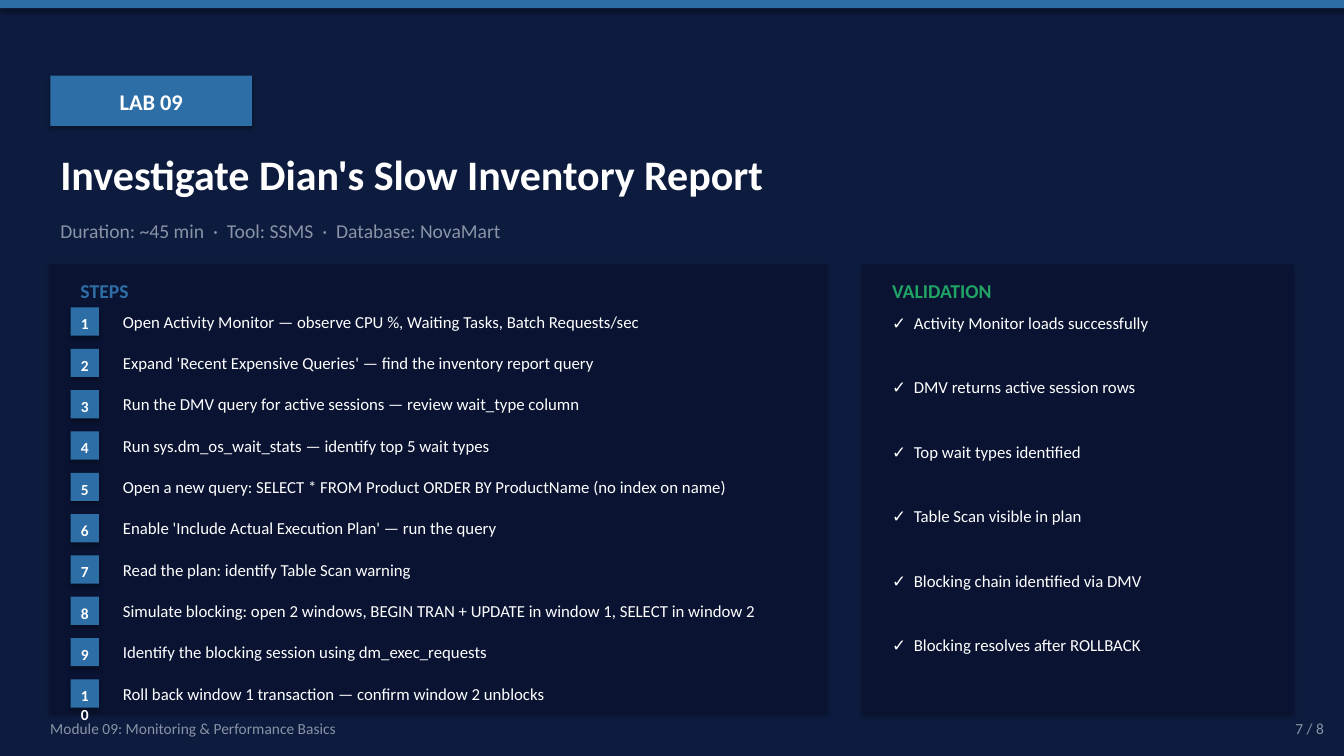
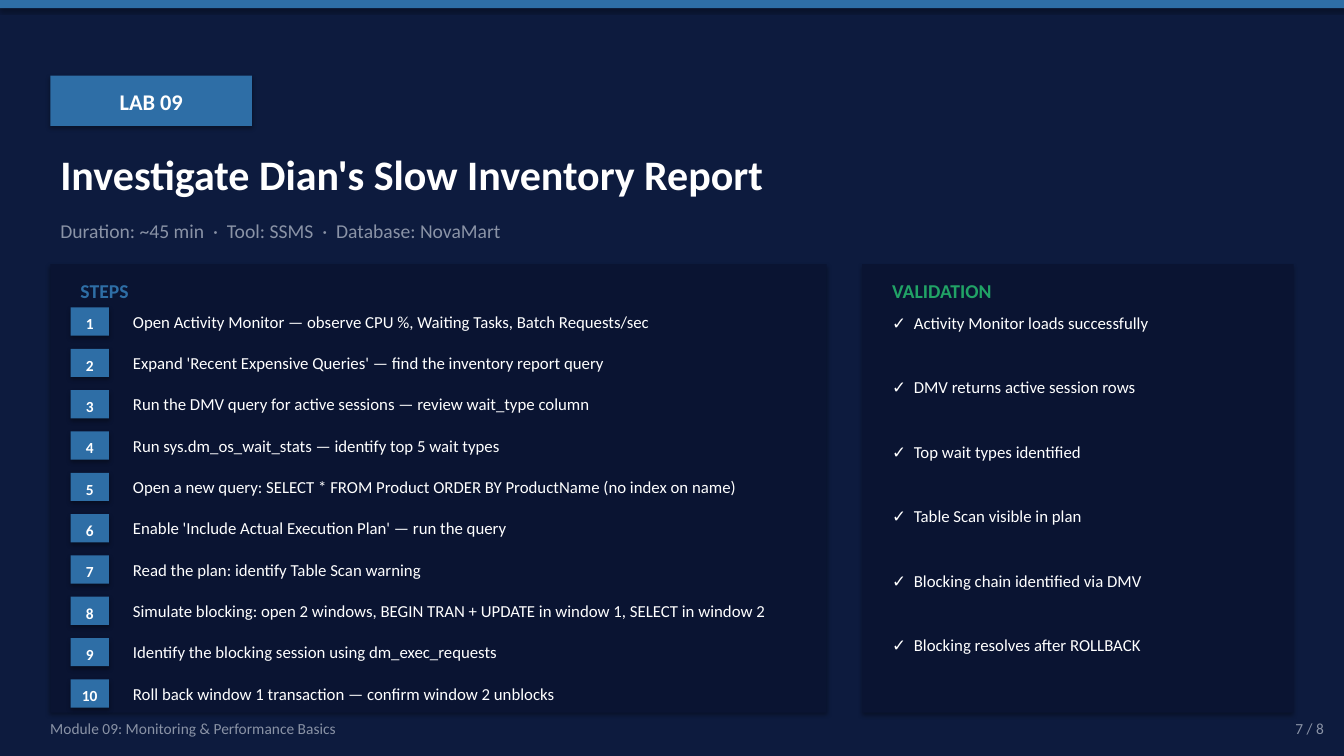
Before and after one commit to albertje8118/Training-SQL-Server-Administrator, a slide deck: slide 7 of contents/Module-09-Monitoring-and-Performance-Basics.pptx. Drawn at 1344x756 pixels with LibreOffice and Linux fonts; fonts in the diff are those of the drawing. Boxes give left, top, right and bottom in pixels: in the first picture for what was removed or moved away, otherwise in the second. Text is boxed around its words. In the diff, an @@ line names an element or a change of style, - is before the commit and + after.

```diff
--- a/contents/Module-09-Monitoring-and-Performance-Basics.pptx
+++ b/contents/Module-09-Monitoring-and-Performance-Basics.pptx
@@ text "1": place and size @@
-text "1" at (81, 319, 89, 329)
+text "1" at (86, 319, 94, 329)
@@ rectangle: place and size @@
-rectangle at (71, 308, 99, 336)
+rectangle at (71, 308, 109, 336)
@@ text "Open Activity Monitor — observe ...": place and size @@
-text "Open Activity Monitor — observe ..." at (123, 316, 639, 331)
+text "Open Activity Monitor — observe ..." at (133, 316, 649, 331)
@@ text "2": place and size @@
-text "2" at (81, 361, 89, 371)
+text "2" at (86, 361, 94, 371)
@@ rectangle: place and size @@
-rectangle at (71, 349, 99, 377)
+rectangle at (71, 349, 109, 377)
@@ text "Expand 'Recent Expensive Queries' — ...": place and size @@
-text "Expand 'Recent Expensive Queries' — ..." at (123, 357, 593, 372)
+text "Expand 'Recent Expensive Queries' — ..." at (133, 357, 603, 372)
@@ text "Run the DMV query for ...": place and size @@
-text "Run the DMV query for ..." at (123, 398, 579, 413)
+text "Run the DMV query for ..." at (133, 398, 590, 413)
@@ text "3": place and size @@
-text "3" at (81, 402, 89, 412)
+text "3" at (86, 402, 94, 412)
@@ rectangle: place and size @@
-rectangle at (71, 390, 99, 418)
+rectangle at (71, 390, 109, 418)
@@ text "4": place and size @@
-text "4" at (81, 443, 89, 453)
+text "4" at (86, 443, 94, 453)
@@ rectangle: place and size @@
-rectangle at (71, 432, 99, 460)
+rectangle at (71, 432, 109, 460)
@@ text "Run sys.dm_os_wait_stats — identify top ...": place and size @@
-text "Run sys.dm_os_wait_stats — identify top ..." at (123, 440, 489, 455)
+text "Run sys.dm_os_wait_stats — identify top ..." at (133, 440, 499, 455)
@@ text "5": place and size @@
-text "5" at (81, 485, 89, 495)
+text "5" at (86, 485, 94, 495)
@@ rectangle: place and size @@
-rectangle at (71, 473, 99, 501)
+rectangle at (71, 473, 109, 501)
@@ text "Open a new query: SELECT ...": place and size @@
-text "Open a new query: SELECT ..." at (123, 481, 726, 496)
+text "Open a new query: SELECT ..." at (133, 481, 736, 496)
@@ text "6": place and size @@
-text "6" at (81, 525, 89, 536)
+text "6" at (86, 525, 94, 536)
@@ rectangle: place and size @@
-rectangle at (71, 514, 99, 542)
+rectangle at (71, 514, 109, 542)
@@ text "Enable 'Include Actual Execution Plan' ...": place and size @@
-text "Enable 'Include Actual Execution Plan' ..." at (123, 522, 496, 537)
+text "Enable 'Include Actual Execution Plan' ..." at (133, 522, 506, 537)
@@ text "7": place and size @@
-text "7" at (81, 567, 89, 577)
+text "7" at (86, 567, 94, 577)
@@ rectangle: place and size @@
-rectangle at (71, 556, 99, 584)
+rectangle at (71, 556, 109, 584)
@@ text "Read the plan: identify Table ...": place and size @@
-text "Read the plan: identify Table ..." at (123, 564, 411, 579)
+text "Read the plan: identify Table ..." at (133, 564, 421, 579)
@@ text "8": place and size @@
-text "8" at (81, 608, 89, 619)
+text "8" at (86, 608, 94, 619)
@@ rectangle: place and size @@
-rectangle at (71, 597, 99, 625)
+rectangle at (71, 597, 109, 625)
@@ text "Simulate blocking: open 2 windows, ...": place and size @@
-text "Simulate blocking: open 2 windows, ..." at (123, 605, 754, 620)
+text "Simulate blocking: open 2 windows, ..." at (133, 605, 764, 620)
@@ text "9": place and size @@
-text "9" at (81, 650, 89, 660)
+text "9" at (86, 650, 94, 660)
@@ rectangle: place and size @@
-rectangle at (71, 638, 99, 666)
+rectangle at (71, 638, 109, 666)
@@ text "Identify the blocking session using ...": place and size @@
-text "Identify the blocking session using ..." at (123, 646, 487, 661)
+text "Identify the blocking session using ..." at (133, 646, 497, 661)
@@ text "10" rewrapped from (71, 682, 99, 706) to (82, 691, 98, 701) @@
@@ rectangle: place and size @@
-rectangle at (71, 680, 99, 708)
+rectangle at (71, 680, 109, 708)
@@ text "Roll back window 1 transaction ...": place and size @@
-text "Roll back window 1 transaction ..." at (123, 688, 544, 700)
+text "Roll back window 1 transaction ..." at (133, 688, 554, 700)
```
Also in this commit, not shown: 1 other slide changed, 6 other files.
